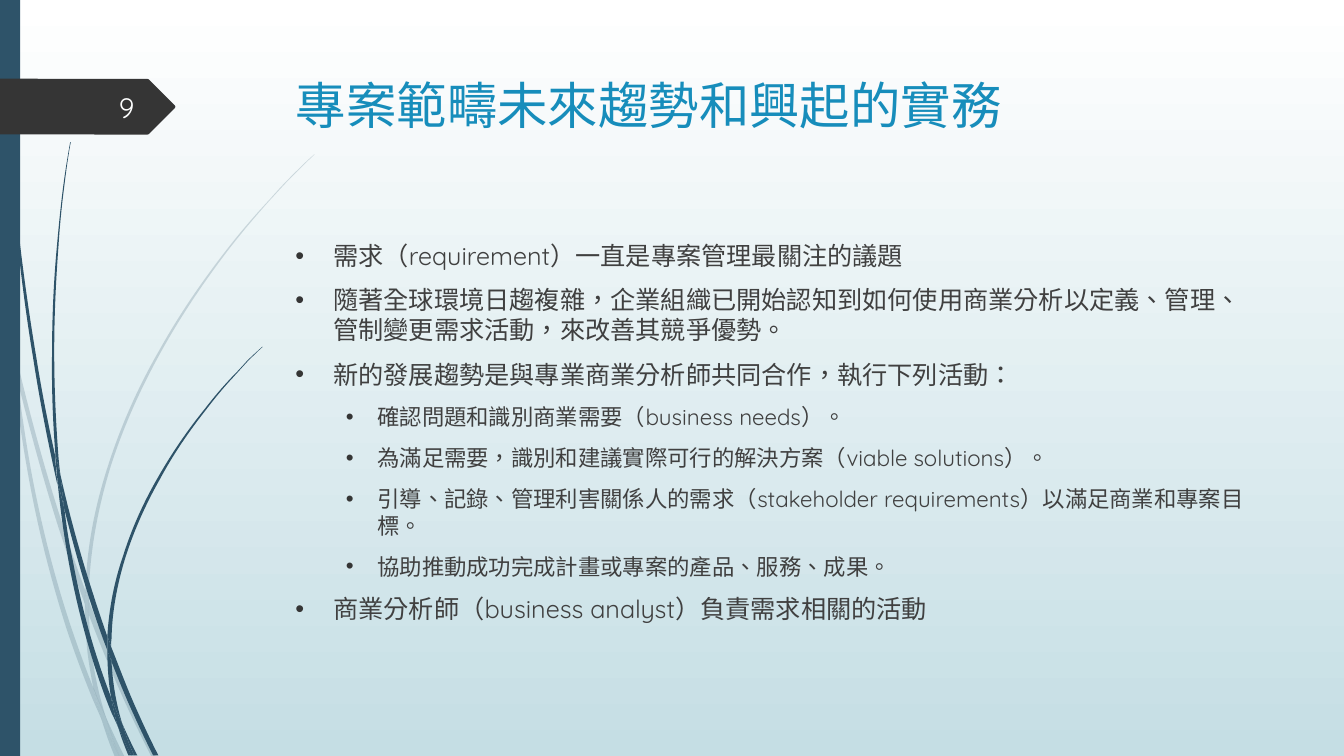
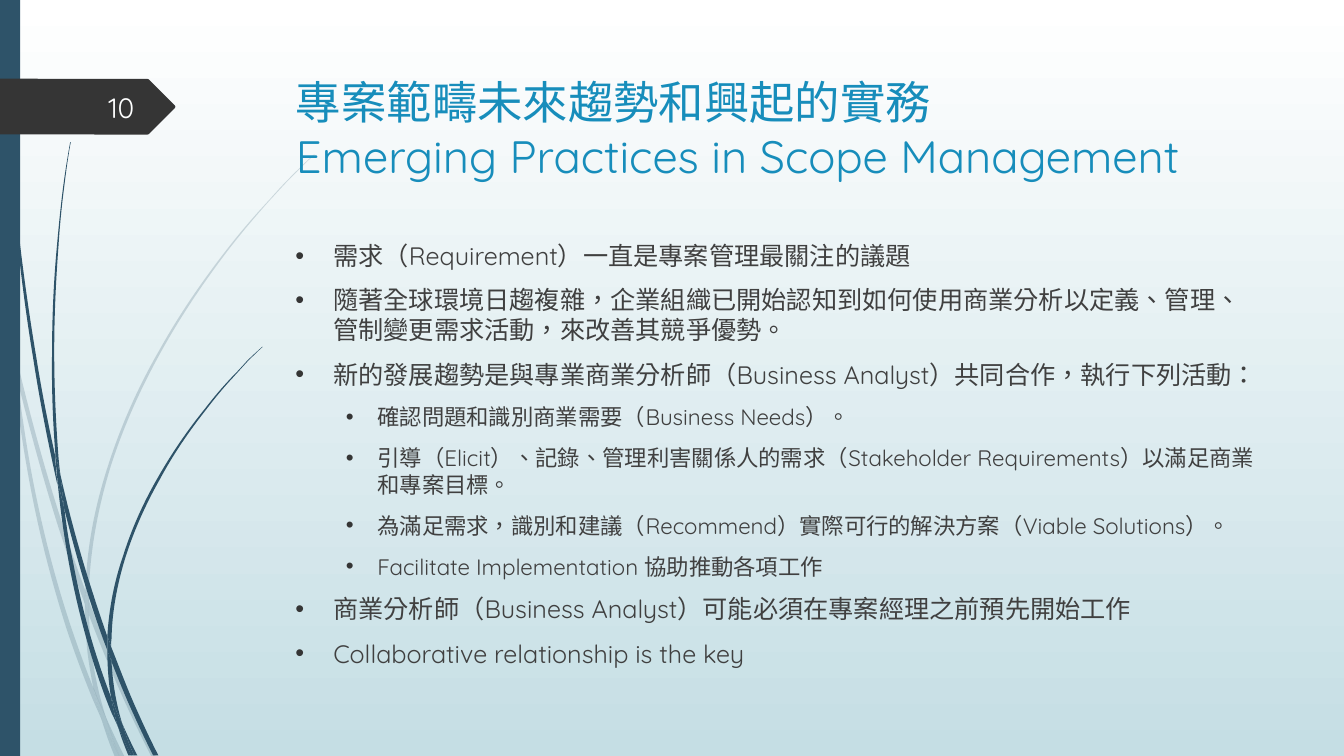
Before and after one commit to ywdeng/uscojywdeng, a slide deck: slide 10 of src/assets/1091/ProjectManagement/CH06/06.pptx (slide 9 before the commit). Drawn at 1344x756 pixels with LibreOffice and Linux fonts; fonts in the diff are those of the drawing. Boxes give left, top, right and bottom in pixels: in the first picture for what was removed or moved away, otherwise in the second. Text is boxed around its words. In the diff, an @@ line names an element or a change of style, - is before the commit and + after.

```diff
--- a/src/assets/1091/ProjectManagement/CH06/06.pptx
+++ b/src/assets/1091/ProjectManagement/CH06/06.pptx
@@ title at (296,80,1179,182): text changed; size 36 to 32.4 pt @@
-專案範疇未來趨勢和興起的實務
+專案範疇未來趨勢和興起的實務
+Emerging Practices in Scope Management
@@ page number at (108,98,134,119): text changed @@
-9
+10
@@ text at (333,243,910,270): text changed @@
-• 需求（requirement）一直是專案管理最關注的議題
+• 需求（Requirement）一直是專案管理最關注的議題
@@ text at (333,362,1258,668): text changed @@
-• 新的發展趨勢是與專業商業分析師共同合作，執行下列活動：
-  • 確認問題和識別商業需要（business needs）。
-  • 為滿足需要，識別和建議實際可行的解決方案（viable solutions）。
-  • 引導、記錄、管理利害關係人的需求（stakeholder requirements）以滿足商業和專案目標。
-  • 協助推動成功完成計畫或專案的產品、服務、成果。
-• 商業分析師（business analyst）負責需求相關的活動
+• 新的發展趨勢是與專業商業分析師（Business Analyst）共同合作，執行下列活動：
+  • 確認問題和識別商業需要（Business Needs）。
+  • 引導（Elicit）、記錄、管理利害關係人的需求（Stakeholder Requirements）以滿足商業和專案目標。
+  • 為滿足需求，識別和建議（Recommend）實際可行的解決方案（Viable Solutions）。
+  • Facilitate Implementation 協助推動各項工作
+• 商業分析師（Business Analyst）可能必須在專案經理之前預先開始工作
+• Collaborative relationship is the key
```
Also in this commit, not shown: 16 other slides changed, 44 slides added, 3 slides removed, 4 other files.
